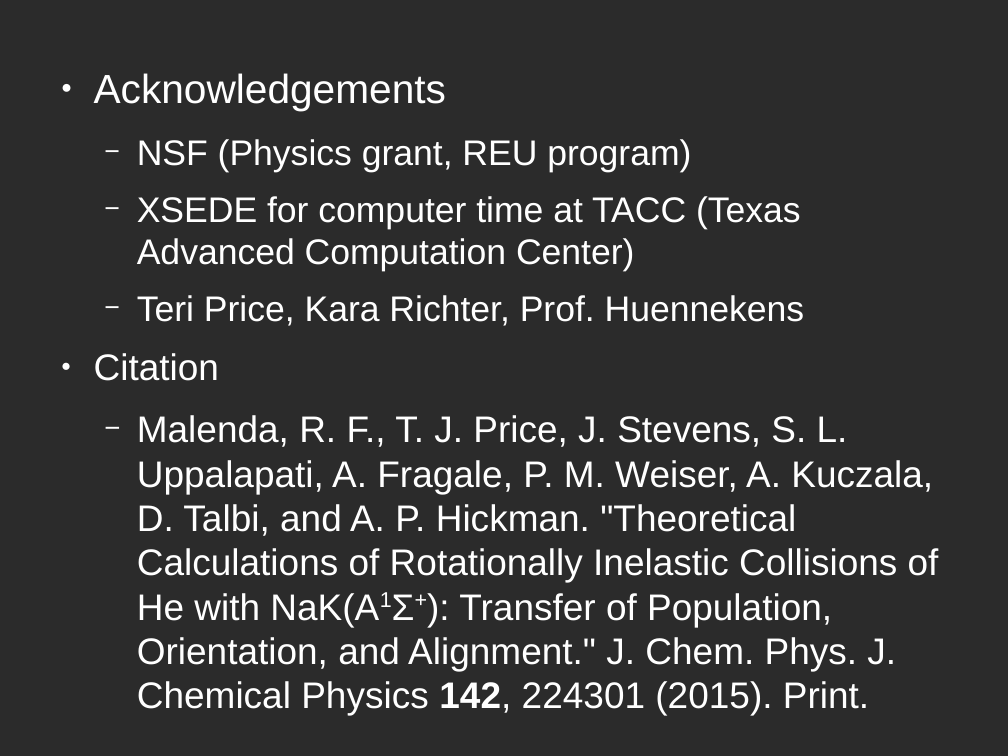
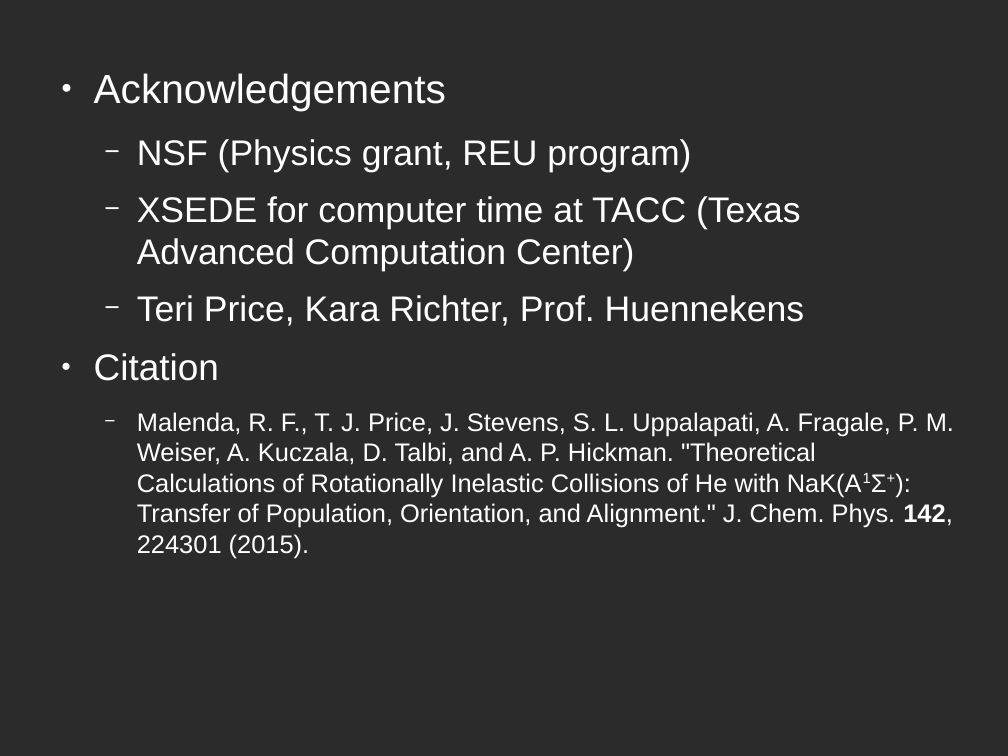
Before and after one commit to atowneND/HeNaK_Collisions, a slide deck: slide 25 of Presentation.odp. Drawn at 1008x756 pixels with LibreOffice and Linux fonts; fonts in the diff are those of the drawing; background and template pictures are left out; a plain dark background stands for a picture behind light text. Boxes give left, top, right and bottom in pixels: in the first picture for what was removed or moved away, otherwise in the second. Text is boxed around its words. In the diff, an @@ line names an element or a change of style, - is before the commit and + after.

```diff
--- a/Presentation.odp
+++ b/Presentation.odp
@@ text at [137, 412, 954, 558]: text changed; size 29.1 to 20 pt @@
-  − Malenda, R. F., T. J. Price, J. Stevens, S. L. Uppalapati, A. Fragale, P. M. Weiser, A. Kuczala, D. Talbi, and A. P. Hickman. "Theoretical Calculations of Rotationally Inelastic Collisions of He with NaK(A1Σ+): Transfer of Population, Orientation, and Alignment." J. Chem. Phys. J. Chemical Physics 142, 224301 (2015). Print.
+  − Malenda, R. F., T. J. Price, J. Stevens, S. L. Uppalapati, A. Fragale, P. M. Weiser, A. Kuczala, D. Talbi, and A. P. Hickman. "Theoretical Calculations of Rotationally Inelastic Collisions of He with NaK(A1Σ+): Transfer of Population, Orientation, and Alignment." J. Chem. Phys. 142, 224301 (2015).
```
Also in this commit, not shown: 1 other file.
